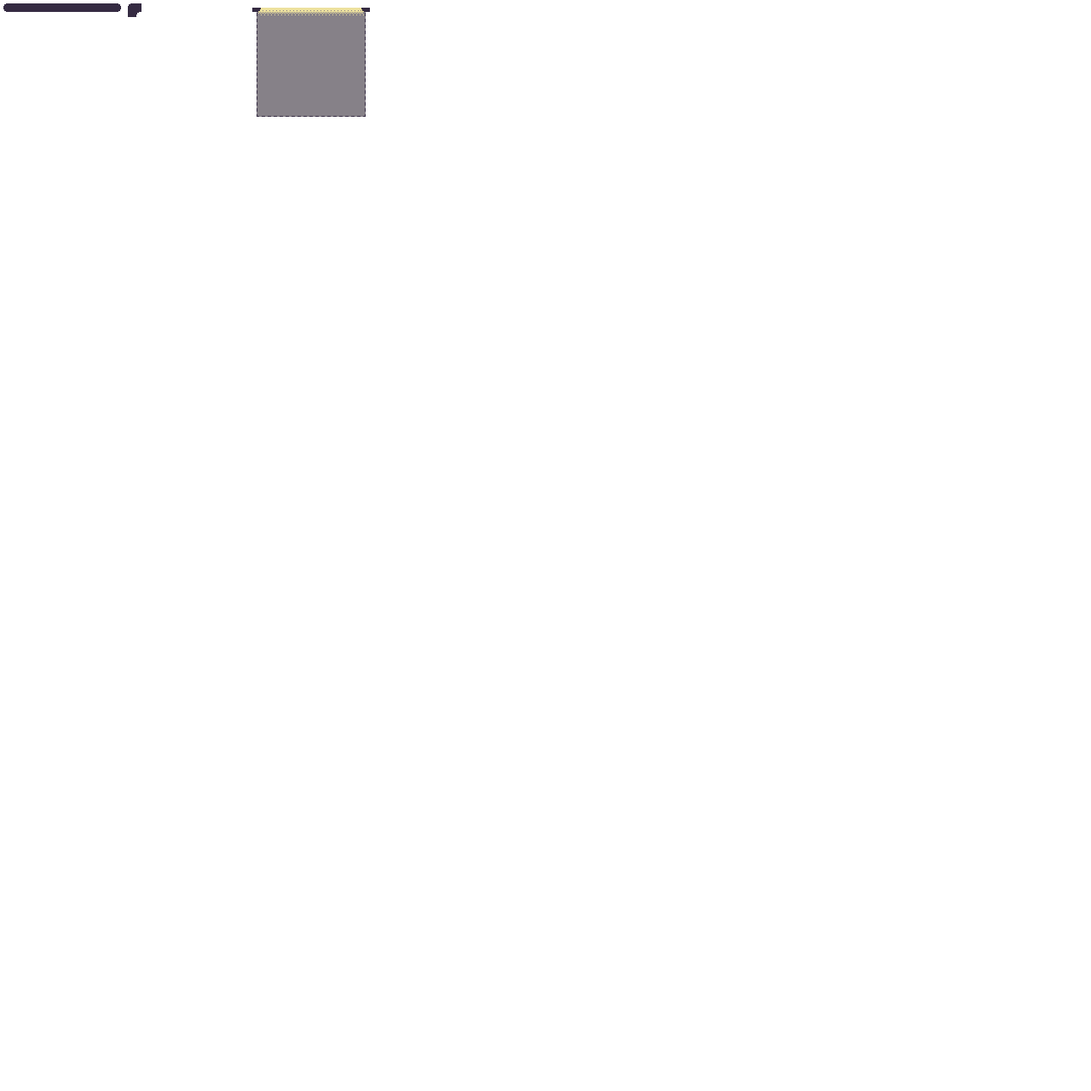
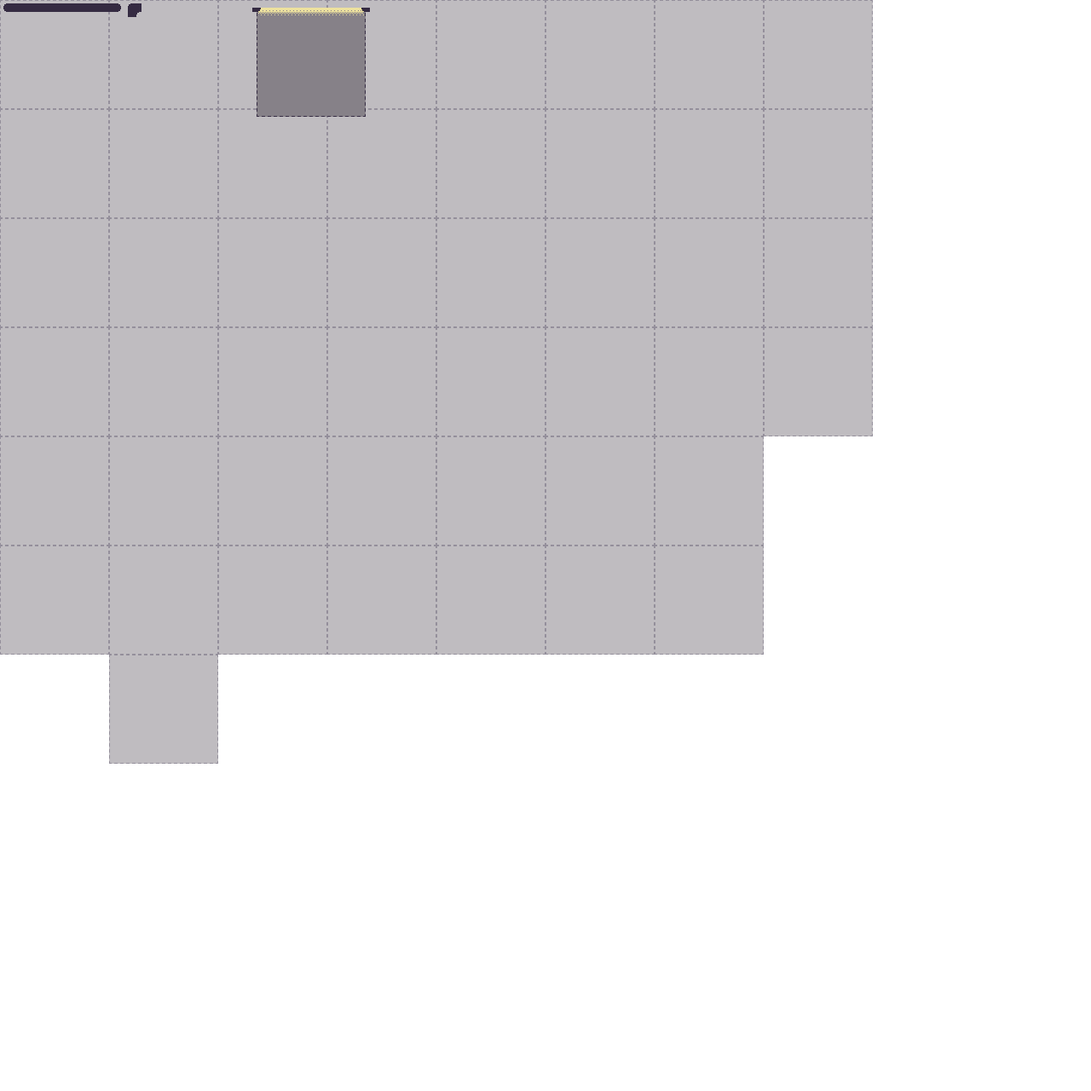
Two versions of the same layered image (w=1091, h=1091). Layer-by-layer changes:
removed layer "TileWalls" over [0, 0, 643, 478]
painted on "Copy of TileBase" over [0, 0, 694, 499]
showed "TileBase" (2nd of 2) over [0, 0, 874, 765]
painted on "Paint Layer 1" over [0, 0, 874, 765]
